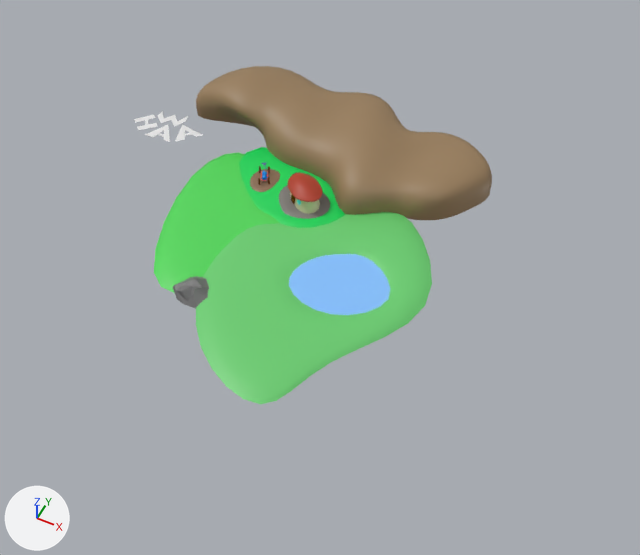
The Blender file Blender/WorldScene.blend: old version first, new version second.
Rendered twice from a 50 mm lens placed at (54.2, -109.4, 118.2), pointed at (4.5, -10.1, -6.0). The axes (+X, +Y, +Z) are drawn at lower left. The lights are the same throughout.

Before the edit, the objects in view are built like this:
```python
ob_cube_011 = bpy.data.objects.new('Cube.011', me_cube_012)
ob_cube_011.location = (6.4, -17.9, -0.1)
ob_cube_012 = bpy.data.objects.new('Cube.012', me_cube_013)
ob_cube_012.location = (9.8, -15.9, -1.3)
ob_ground = bpy.data.objects.new('ground', me_cube_001)
ob_ground.location = (-8.2, 1.8, -0.1)
ob_plane_001 = bpy.data.objects.new('Plane.001', me_plane_001)
ob_plane_001.location = (-4.6, 1.7, 3.5)
ob_plane_001.scale = (1.24, 1.24, 1.24)
ob_plane_002 = bpy.data.objects.new('Plane.002', me_plane_002)
ob_plane_002.location = (-4.8, 0.9, 0.4)
ob_plane_003 = bpy.data.objects.new('Plane.003', me_plane_003)
ob_plane_003.location = (-41.5, 11.4, 0.0)
ob_plane_003.rotation_euler = (0.0, 0.0, 0.0729)  # degrees (0, 0, 4.2)
ob_plane_004 = bpy.data.objects.new('Plane.004', me_plane_004)
ob_plane_004.location = (-45.6, 8.0, 0.0)
ob_plane_004.rotation_euler = (0.0, 0.0, -0.745)  # degrees (0, 0, -43)
ob_plane_005 = bpy.data.objects.new('Plane.005', me_plane_005)
ob_plane_005.location = (-40.6, 6.0, 0.0)
ob_plane_005.scale = (0.739, 0.739, 0.739)
ob_plane_006 = bpy.data.objects.new('Plane.006', me_plane_006)
ob_plane_006.location = (-35.6, 8.5, 0.0)
ob_plane_006.rotation_euler = (0.0, 0.0, 0.74)  # degrees (0, 0, 42)
ob_plane_006.scale = (0.739, 0.739, 0.739)
# also in view: 'Cube.010' at (-6.1, 18.2, 3.7); 'Cube.009' at (-16.9, -9.5, -0.6); 'Cube.013' at (-11.9, -26.6, 0.1)
```
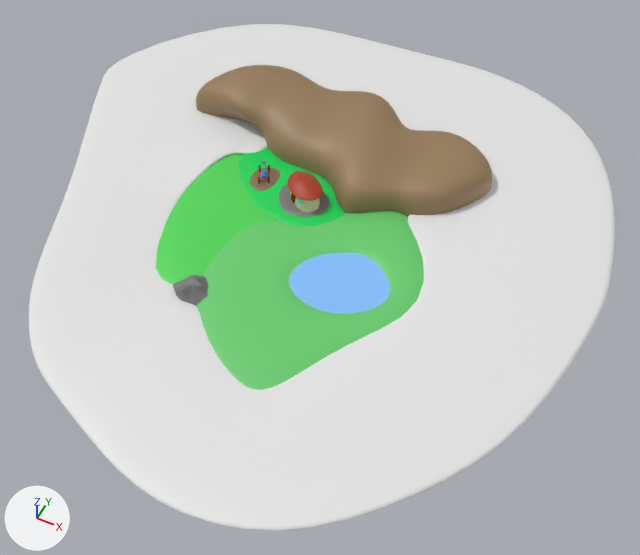
Location of each change, [x1, y1, x2, y2] in pixels of the pictures (640 x 555 px):
'Plane.007', added: after [29, 24, 615, 531]
'Cube.011', moved: before [196, 212, 432, 404]; after [196, 211, 424, 390]
'Cube.010', moved: before [196, 66, 492, 220]; after [196, 65, 492, 217]
'Cube.009', moved: before [154, 152, 279, 293]; after [156, 153, 279, 285]
'Cube.012', mesh rescaled, moved: before [289, 254, 390, 315]; after [289, 252, 391, 314]
'ground', moved: before [239, 147, 345, 228]; after [239, 147, 345, 226]
'Cube.013', moved: before [173, 276, 209, 309]; after [173, 275, 209, 306]
'Plane.001', moved: before [288, 172, 322, 202]; after [288, 171, 322, 201]
'Plane.002', moved: before [279, 185, 330, 219]; after [279, 184, 329, 217]
'Cube.007', moved: before [250, 169, 280, 192]; after [250, 168, 280, 191]
'Plane.005', deleted: before [145, 125, 170, 142]
'Plane.006', deleted: before [175, 124, 202, 141]
'Plane.003', deleted: before [158, 111, 188, 127]
'Plane.004', deleted: before [134, 115, 158, 130]

Edits to the bpy script that builds the scene:
```text
Change me_cube_013:
    where me_cube_013.from_pydata(...)  # 16 vertices, 14 faces; spans x -9.4..11.6, y -7.9..10.9, z -1.0..1.0
    used by ob_cube_012; location = (9.8, -15.9, -1.3)
    me_cube_013 part 1: the whole mesh is scaled about its middle by (1, 1, 0.31), then moved by (-0.5, -1.3, 0.0)
Add me_plane_007:
    me_plane_007.from_pydata(...)  # 101 vertices, 76 faces; spans x -27.5..93.4, y -67.3..56.9, z -1.5..0.8
    me_plane_007.polygons.foreach_set('use_smooth', [True] * 76)
Change ob_ground:
    ob_ground.location: (-8.2, 1.8, -0.1) -> (-8.2, 1.8, 0.2)
Change ob_plane_001:
    ob_plane_001.location: (-4.6, 1.7, 3.5) -> (-4.6, 1.7, 3.8)
Change ob_plane_002:
    ob_plane_002.location: (-4.8, 0.9, 0.4) -> (-4.8, 0.9, 0.7)
Change ob_cube_009:
    ob_cube_009.location: (-10.4, -6.3, 0.0) -> (-10.4, -6.3, 0.3)
Change ob_cube_011:
    ob_cube_011.location: (6.4, -17.9, -0.1) -> (6.4, -17.9, 0.2)
Change ob_cube_012:
    ob_cube_012.location: (9.8, -15.9, -1.3) -> (10.3, -14.6, -0.2)
Change ob_cube_010:
    ob_cube_010.location: (-0.1, 17.0, 0.0) -> (-0.1, 17.0, 0.3)
Remove ob_plane_003:
    ob_plane_003 = bpy.data.objects.new('Plane.003', me_plane_003)
    ob_plane_003.location = (-41.5, 11.4, 0.0)
    ob_plane_003.rotation_euler = (0.0, 0.0, 0.0729)  # degrees (0, 0, 4.2)
Remove ob_plane_004:
    ob_plane_004 = bpy.data.objects.new('Plane.004', me_plane_004)
    ob_plane_004.location = (-45.6, 8.0, 0.0)
    ob_plane_004.rotation_euler = (0.0, 0.0, -0.745)  # degrees (0, 0, -43)
Remove ob_plane_005:
    ob_plane_005 = bpy.data.objects.new('Plane.005', me_plane_005)
    ob_plane_005.location = (-40.6, 6.0, 0.0)
    ob_plane_005.scale = (0.739, 0.739, 0.739)
Remove ob_plane_006:
    ob_plane_006 = bpy.data.objects.new('Plane.006', me_plane_006)
    ob_plane_006.location = (-35.6, 8.5, 0.0)
    ob_plane_006.rotation_euler = (0.0, 0.0, 0.74)  # degrees (0, 0, 42)
    ob_plane_006.scale = (0.739, 0.739, 0.739)
Change ob_cube_007:
    ob_cube_007.location: (-14.3, 3.7, -0.3) -> (-14.3, 3.7, 0.1)
Change ob_cube_013:
    ob_cube_013.location: (-11.8, -27.9, 0.0) -> (-11.8, -27.9, 0.3)
Add ob_plane_007:
    ob_plane_007 = bpy.data.objects.new('Plane.007', me_plane_007)
    ob_plane_007.location = (-39.0, 1.2, 0.0)
    _m = ob_plane_007.modifiers.new('Subdivision', 'SUBSURF')
    _m.levels = 3
```
